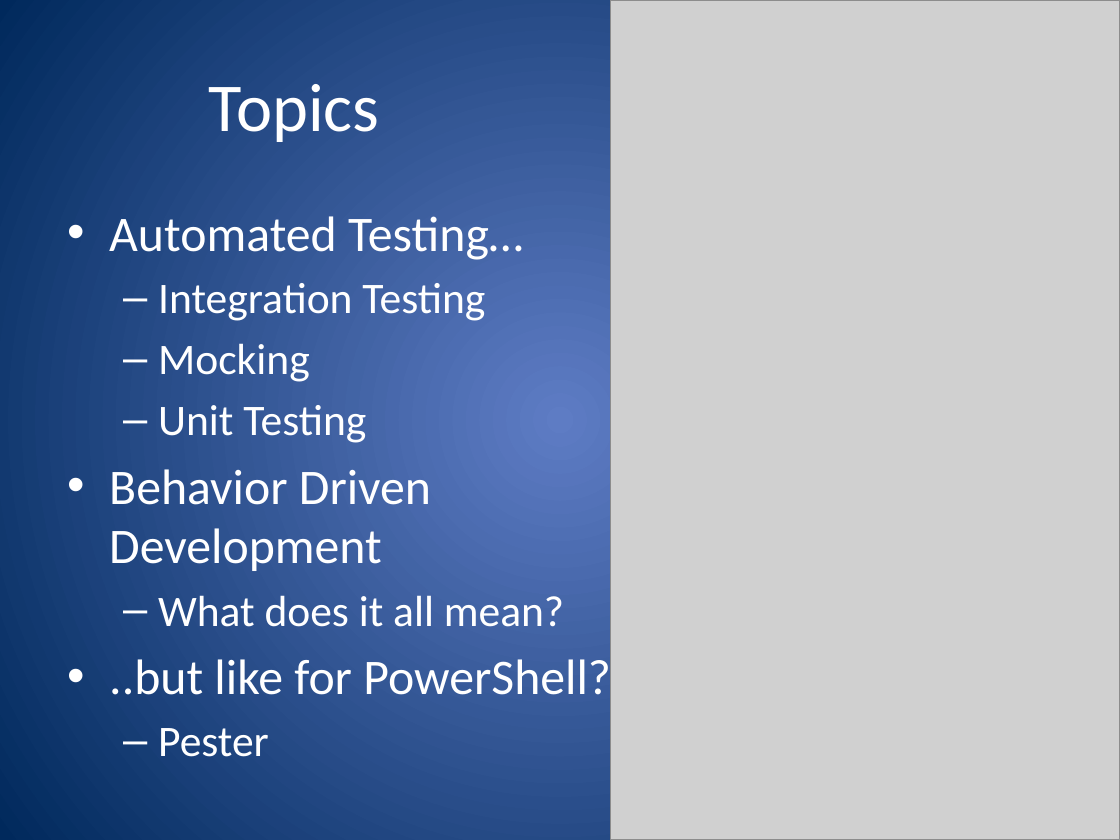
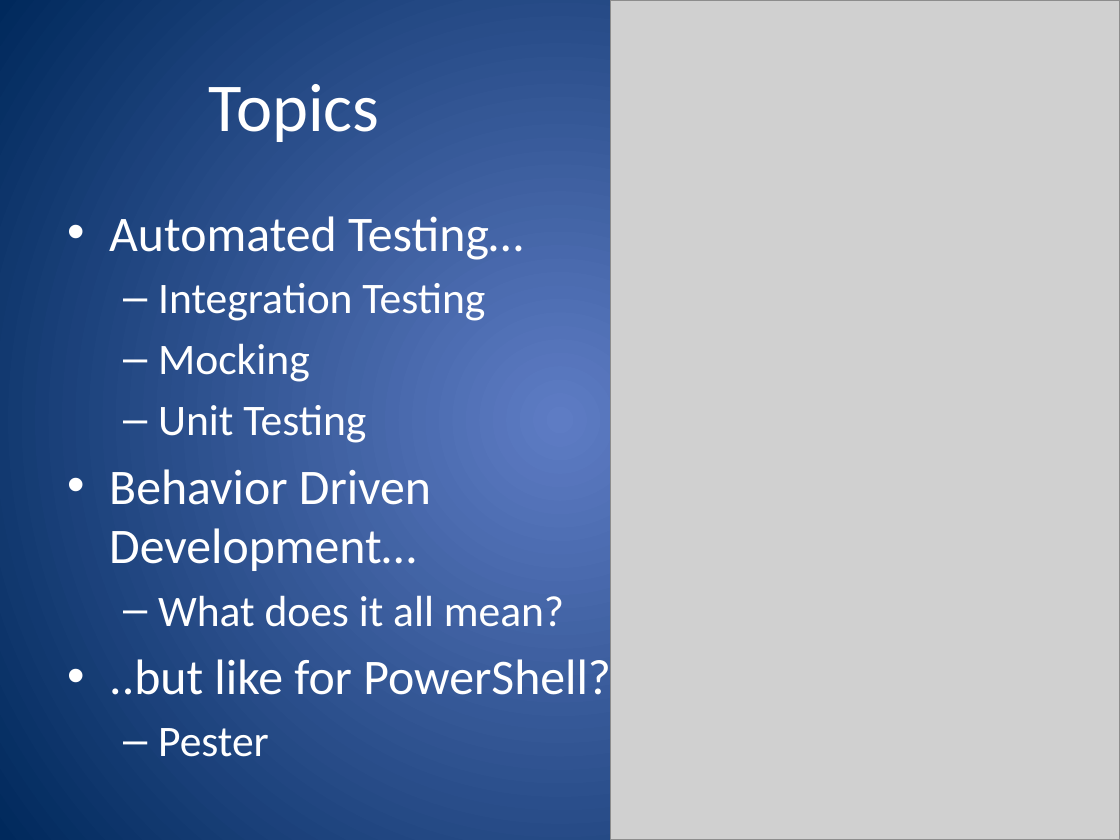
Before and after one commit to ferventcoder/presentations, a slide deck: slide 4 of dotNet/powershellbdd/AutomatedTestingForPowerShell.pptx. Drawn at 1120x840 pixels with LibreOffice and Linux fonts; fonts in the diff are those of the drawing; grey boxes stand for pictures. Boxes give left, top, right and bottom in pixels: in the first picture for what was removed or moved away, otherwise in the second. Text is boxed around its words. In the diff, an @@ line names an element or a change of style, - is before the commit and + after.

```diff
--- a/dotNet/powershellbdd/AutomatedTestingForPowerShell.pptx
+++ b/dotNet/powershellbdd/AutomatedTestingForPowerShell.pptx
@@ text at <box>109,469,431,571</box>: text changed @@
-• Behavior Driven
-  Development
+• Behavior Driven
+  Development…
```
Also in this commit, not shown: 6 other slides changed, 12 slides added, 1 slide removed.
